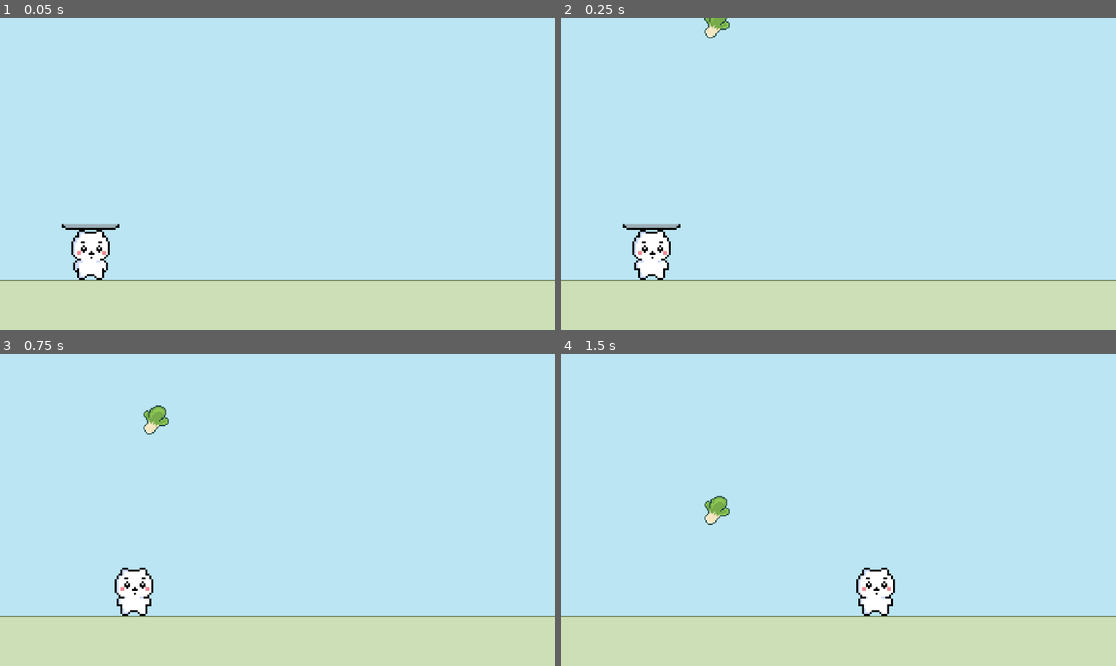
Above: before the commit, frames 1-4 (two rows, left to right).
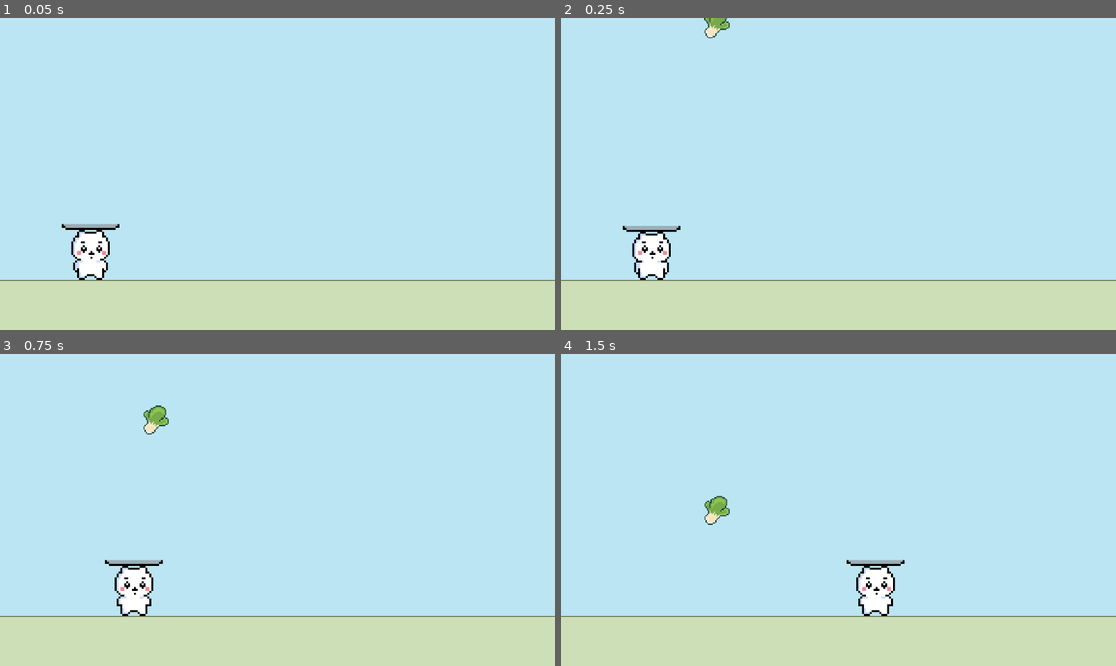
Above: after the commit, the same moments.

Repository: SilentPrincess108/Chiikawa-Platformer
Game: Godot game, scene res://scenes/temp_1.tscn
Two runs of this game, one before a commit and one after it. Both use one fixed random seed, a clock stepped at 60 frames per second and the inputs below. This scene is started directly instead of the project's main scene. Sound files missing from this copy of the repository are replaced by a short silence.
Inputs:
- Up to frame 1 (0.05 s): no input
- Up to frame 2 (0.25 s): no input
- Up to frame 3 (0.75 s): tap Enter at 0.5 s; hold D (Right) from 0.53 s (still down); tap Alt at 0.6 s
- Up to frame 4 (1.5 s): keep holding D (Right); tap Space (Jump) at 0.77 s; tap Shift at 1.35 s

Frame 1 is identical in both runs. In frame 2, 0.3% of the frame differs, in the area x 11-22%, y 65-83%; in frame 3, 0.3%; in frame 4, 0.3%.

Commit message:
finished basic collecting mechanic

Diff:
--- a/scenes/player.tscn
+++ b/scenes/player.tscn
@@ -1,10 +1,11 @@
-[gd_scene load_steps=36 format=3 uid="uid://b1vfb7dhdx501"]
+[gd_scene load_steps=43 format=3 uid="uid://b1vfb7dhdx501"]
 
 [ext_resource type="Script" uid="uid://c17jjeis4bnho" path="res://scripts/player.gd" id="1_g2els"]
 [ext_resource type="Texture2D" uid="uid://shotmxquf7ae" path="res://assets/sprites/chiikawa_idle.png" id="2_dqkch"]
 [ext_resource type="Texture2D" uid="uid://t2e2l6nrjp38" path="res://assets/sprites/chiikawa_walk.png" id="2_g2els"]
 [ext_resource type="Texture2D" uid="uid://dfxfv4mvpw03o" path="res://assets/sprites/chiikawa_dead.png" id="2_tuyoq"]
 [ext_resource type="Texture2D" uid="uid://dtj6f08yac632" path="res://assets/sprites/chiikawa_jump.png" id="3_qlg0r"]
+[ext_resource type="Texture2D" uid="uid://ccw626nu7808y" path="res://assets/sprites/chiikawa-plate-idle.png" id="4_smehm"]
 [ext_resource type="Texture2D" uid="uid://bd18mmhooeqjb" path="res://assets/sprites/chiikawa-plate.png" id="5_fjrip"]
 [ext_resource type="AudioStream" uid="uid://b0tm8mtc0tml3" path="res://assets/sfx/jump.wav" id="5_qlg0r"]
 
@@ -48,6 +49,74 @@
 atlas = ExtResource("2_dqkch")
 region = Rect2(160, 0, 32, 32)
 
+[sub_resource type="AtlasTexture" id="AtlasTexture_dt7fs"]
+atlas = ExtResource("4_smehm")
+region = Rect2(0, 0, 32, 32)
+
+[sub_resource type="AtlasTexture" id="AtlasTexture_wqfne"]
+atlas = ExtResource("4_smehm")
+region = Rect2(32, 0, 32, 32)
+
+[sub_resource type="AtlasTexture" id="AtlasTexture_wnwbv"]
+atlas = ExtResource("4_smehm")
+region = Rect2(64, 0, 32, 32)
+
+[sub_resource type="AtlasTexture" id="AtlasTexture_gl8cc"]
+atlas = ExtResource("4_smehm")
+region = Rect2(96, 0, 32, 32)
+
+[sub_resource type="AtlasTexture" id="AtlasTexture_487ah"]
+atlas = ExtResource("4_smehm")
+region = Rect2(128, 0, 32, 32)
+
+[sub_resource type="AtlasTexture" id="AtlasTexture_md1ol"]
+atlas = ExtResource("4_smehm")
+region = Rect2(160, 0, 32, 32)
+
+[sub_resource type="AtlasTexture" id="AtlasTexture_oprun"]
+atlas = ExtResource("3_qlg0r")
+region = Rect2(32, 0, 32, 32)
+
+[sub_resource type="AtlasTexture" id="AtlasTexture_a8ls1"]
+atlas = ExtResource("3_qlg0r")
+region = Rect2(64, 0, 32, 32)
+
+[sub_resource type="AtlasTexture" id="AtlasTexture_qfm1y"]
+atlas = ExtResource("3_qlg0r")
+region = Rect2(96, 0, 32, 32)
+
+[sub_resource type="AtlasTexture" id="AtlasTexture_fulsm"]
+atlas = ExtResource("3_qlg0r")
+region = Rect2(128, 0, 32, 32)
+
+[sub_resource type="AtlasTexture" id="AtlasTexture_4r5pv"]
+atlas = ExtResource("3_qlg0r")
+region = Rect2(160, 0, 32, 32)
+
+[sub_resource type="AtlasTexture" id="AtlasTexture_60mlk"]
+atlas = ExtResource("3_qlg0r")
+region = Rect2(192, 0, 32, 32)
+
+[sub_resource type="AtlasTexture" id="AtlasTexture_qhqgy"]
+atlas = ExtResource("2_g2els")
+region = Rect2(0, 0, 32, 32)
+
+[sub_resource type="AtlasTexture" id="AtlasTexture_dqkch"]
+atlas = ExtResource("2_g2els")
+region = Rect2(32, 0, 32, 32)
+
+[sub_resource type="AtlasTexture" id="AtlasTexture_qlg0r"]
+atlas = ExtResource("2_g2els")
+region = Rect2(64, 0, 32, 32)
+
+[sub_resource type="AtlasTexture" id="AtlasTexture_tuyoq"]
+atlas = ExtResource("2_g2els")
+region = Rect2(96, 0, 32, 32)
+
+[sub_resource type="AtlasTexture" id="AtlasTexture_fjrip"]
+atlas = ExtResource("2_g2els")
+region = Rect2(128, 0, 32, 32)
+
 [sub_resource type="AtlasTexture" id="AtlasTexture_l71n6"]
 atlas = ExtResource("5_fjrip")
 region = Rect2(0, 0, 32, 32)
@@ -66,50 +135,6 @@
 
 [sub_resource type="AtlasTexture" id="AtlasTexture_pf23h"]
 atlas = ExtResource("5_fjrip")
-region = Rect2(128, 0, 32, 32)
-
-[sub_resource type="AtlasTexture" id="AtlasTexture_oprun"]
-atlas = ExtResource("3_qlg0r")
-region = Rect2(32, 0, 32, 32)
-
-[sub_resource type="AtlasTexture" id="AtlasTexture_a8ls1"]
-atlas = ExtResource("3_qlg0r")
-region = Rect2(64, 0, 32, 32)
-
-[sub_resource type="AtlasTexture" id="AtlasTexture_qfm1y"]
-atlas = ExtResource("3_qlg0r")
-region = Rect2(96, 0, 32, 32)
-
-[sub_resource type="AtlasTexture" id="AtlasTexture_fulsm"]
-atlas = ExtResource("3_qlg0r")
-region = Rect2(128, 0, 32, 32)
-
-[sub_resource type="AtlasTexture" id="AtlasTexture_4r5pv"]
-atlas = ExtResource("3_qlg0r")
-region = Rect2(160, 0, 32, 32)
-
-[sub_resource type="AtlasTexture" id="AtlasTexture_60mlk"]
-atlas = ExtResource("3_qlg0r")
-region = Rect2(192, 0, 32, 32)
-
-[sub_resource type="AtlasTexture" id="AtlasTexture_qhqgy"]
-atlas = ExtResource("2_g2els")
-region = Rect2(0, 0, 32, 32)
-
-[sub_resource type="AtlasTexture" id="AtlasTexture_dqkch"]
-atlas = ExtResource("2_g2els")
-region = Rect2(32, 0, 32, 32)
-
-[sub_resource type="AtlasTexture" id="AtlasTexture_qlg0r"]
-atlas = ExtResource("2_g2els")
-region = Rect2(64, 0, 32, 32)
-
-[sub_resource type="AtlasTexture" id="AtlasTexture_tuyoq"]
-atlas = ExtResource("2_g2els")
-region = Rect2(96, 0, 32, 32)
-
-[sub_resource type="AtlasTexture" id="AtlasTexture_fjrip"]
-atlas = ExtResource("2_g2els")
 region = Rect2(128, 0, 32, 32)
 
 [sub_resource type="SpriteFrames" id="SpriteFrames_oprun"]
@@ -156,19 +181,22 @@
 }, {
 "frames": [{
 "duration": 1.0,
-"texture": SubResource("AtlasTexture_l71n6")
-}, {
-"duration": 1.0,
-"texture": SubResource("AtlasTexture_ke2ow")
-}, {
-"duration": 1.0,
-"texture": SubResource("AtlasTexture_ujl30")
-}, {
-"duration": 1.0,
-"texture": SubResource("AtlasTexture_31cv2")
-}, {
-"duration": 1.0,
-"texture": SubResource("AtlasTexture_pf23h")
+"texture": SubResource("AtlasTexture_dt7fs")
+}, {
+"duration": 1.0,
+"texture": SubResource("AtlasTexture_wqfne")
+}, {
+"duration": 1.0,
+"texture": SubResource("AtlasTexture_wnwbv")
+}, {
+"duration": 1.0,
+"texture": SubResource("AtlasTexture_gl8cc")
+}, {
+"duration": 1.0,
+"texture": SubResource("AtlasTexture_487ah")
+}, {
+"duration": 1.0,
+"texture": SubResource("AtlasTexture_md1ol")
 }],
 "loop": true,
 "name": &"idle_plate",
@@ -215,6 +243,26 @@
 }],
 "loop": true,
 "name": &"walk",
+"speed": 10.0
+}, {
+"frames": [{
+"duration": 1.0,
+"texture": SubResource("AtlasTexture_l71n6")
+}, {
+"duration": 1.0,
+"texture": SubResource("AtlasTexture_ke2ow")
+}, {
+"duration": 1.0,
+"texture": SubResource("AtlasTexture_ujl30")
+}, {
+"duration": 1.0,
+"texture": SubResource("AtlasTexture_31cv2")
+}, {
+"duration": 1.0,
+"texture": SubResource("AtlasTexture_pf23h")
+}],
+"loop": true,
+"name": &"walk_plate",
 "speed": 10.0
 }]
 
@@ -231,6 +279,8 @@
 sprite_frames = SubResource("SpriteFrames_oprun")
 animation = &"idle_plate"
 autoplay = "idle"
+frame = 4
+frame_progress = 0.53981304
 
 [node name="CollisionShape2D" type="CollisionShape2D" parent="."]
 position = Vector2(0, 6)
--- a/scenes/temp_1.tscn
+++ b/scenes/temp_1.tscn
@@ -25,7 +25,7 @@
 sources/0 = SubResource("TileSetAtlasSource_7e82i")
 
 [sub_resource type="RectangleShape2D" id="RectangleShape2D_kpsv8"]
-size = Vector2(59, 20)
+size = Vector2(59, 7.5)
 
 [node name="temp_1" type="Node2D"]
 script = ExtResource("1_kpsv8")
@@ -42,10 +42,11 @@
 position = Vector2(188, 494)
 scale = Vector2(2, 2)
 
-[node name="Area2D" type="Area2D" parent="Player"]
+[node name="plate" type="Area2D" parent="Player"]
+collision_mask = 5
 
-[node name="CollisionShape2D" type="CollisionShape2D" parent="Player/Area2D"]
-position = Vector2(0, -31)
+[node name="CollisionShape2D" type="CollisionShape2D" parent="Player/plate"]
+position = Vector2(0, -24.75)
 shape = SubResource("RectangleShape2D_kpsv8")
 
 [node name="boundry" parent="." instance=ExtResource("3_hcr8q")]
@@ -59,4 +60,5 @@
 [node name="item_boundry" parent="." instance=ExtResource("6_f7str")]
 position = Vector2(576, 558)
 
+[connection signal="area_entered" from="Player/plate" to="." method="_on_plate_area_entered"]
 [connection signal="on_ground" from="item_boundry" to="." method="_on_item_boundry_on_ground"]
--- a/scripts/ingredient.gd
+++ b/scripts/ingredient.gd
@@ -5,6 +5,7 @@
 var texture: Texture2D
 var textures = ["bread", "cheese", "tomato", "lettuce", "meat-slice"]
 var textNum: int = 0
+var type: String = ""
 
 func _ready() -> void:
 	genRandTexture()
@@ -17,6 +18,7 @@
 	textNum = randi_range(0, textures.size() - 1)
 	texture = load("res://assets/sprites/" + textures[textNum] + ".png")
 	sprite.texture = texture
+	type = textures[textNum]
 
 func _on_item_boundry_on_ground() -> void:
 	queue_free()
--- a/scripts/item_boundry.gd
+++ b/scripts/item_boundry.gd
@@ -2,5 +2,5 @@
 signal on_ground
 
 func _on_area_entered(_area: Area2D) -> void:
-	print("ingredient entered")
+	#print("ingredient entered")
 	on_ground.emit()
--- a/scripts/player.gd
+++ b/scripts/player.gd
@@ -34,7 +34,10 @@
 
 	#handle animation
 	if is_on_floor() and direction:
-		animated_sprite.play("walk")
+		if Globals.gameMode == "collection":
+			animated_sprite.play("walk_plate")
+		else:
+			animated_sprite.play("walk")
 		if direction >= 1:
 			animated_sprite.flip_h = false
 		else:
--- a/scripts/temp_1.gd
+++ b/scripts/temp_1.gd
@@ -3,14 +3,22 @@
 @onready var ingredient: Node2D = $ingredients
 @onready var player: CharacterBody2D = $Player
 
+@onready var plate: Area2D = $Player/plate
+
 var pos: int = 0
 var ingredients = preload("res://scenes/ingredient.tscn")
 var item = ingredients.instantiate()
 
+var numItems: int = 0
+var itemTypes = ["bread", "cheese", "tomato", "lettuce", "meat-slice"]
+var sandoCombo = {}
+
 func _ready():
 	getPos()
 	add_child(item)
-	player.get_node("Sprite2D").play("plate")
+	setItems()
+	printCombo()
+
 
 func _physics_process(delta: float) -> void:
 	#add if statement to check if ingredient is removed or falling
@@ -20,6 +28,19 @@
 func getPos():
 	pos = randi_range(100, 900)
 
+func genNumItems():
+	numItems = randi_range(1, 4)
+
+func setItems():
+	genNumItems()
+	sandoCombo[itemTypes[0]] = false
+	for num in range(numItems):
+		sandoCombo[itemTypes[randi_range(1, 4)]] = false
+
+func printCombo():
+	for key in sandoCombo:
+		print(key + ": " + str(sandoCombo[key]))
+
 func resetItem(item):
 	item.reload()
 	getPos()
@@ -27,3 +48,17 @@
 
 func _on_item_boundry_on_ground() -> void:
 	resetItem(item)
+
+func _on_plate_area_entered(area: Area2D) -> void:
+	#print("ingredient collected")
+	checkItem(item)
+	resetItem(item)
+
+func checkItem(item):
+	for items in sandoCombo:
+		if sandoCombo[items]:
+			continue
+		else:
+			if item.type == items:
+				sandoCombo[items] = true
+	printCombo()
Binary file added: assets/sprites/chiikawa-plate-idle.png
Not shown, added: assets/sprites/chiikawa-plate-idle.png.import
